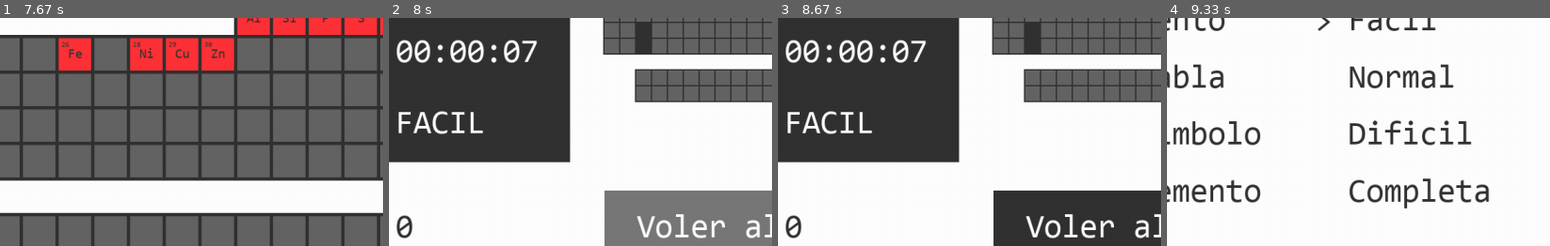
Above: before the commit, frames 1-4 (left to right).
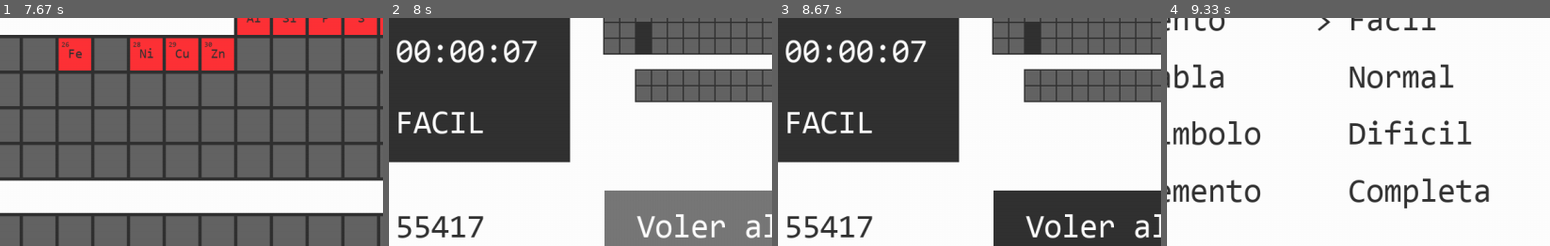
Above: after the commit, the same moments.

Repository: FelipeButhay/Chem
Game: pygame game, started from tabla_periodica.py
Same seed, same stepped clock (60 frames per second), same inputs: the game is played once before the commit and once after it.
Inputs (mouse positions are % of the whole screen's width and height, from its top left):
- Up to frame 1 (7.67 s): click "Lorem Ipsum" at 0.38 s; tap Enter at 0.67, 1, 1.4, 1.7, 1.97, 2.3, 2.6, 2.73, 3.13, 3.43, 3.8, 4.2, 4.5, 4.7, 5, 5.2, 5.53, 5.83, 6.03, 6.33, 6.6, 6.93, 7.23, 7.37 s; move the mouse to (78, 10) at 1.37 s; move the mouse to (17, 42) at 1.93 s; move the mouse to (22, 74) at 2.27 s; move the mouse to (68, 85) at 2.7 s; move the mouse to (17, 28) at 3.1 s; move the mouse to (44, 50) at 3.77 s; move the mouse to (22, 64) at 4.17 s; move the mouse to (25, 31) at 4.67 s; move the mouse to (38, 24) at 5.17 s; move the mouse to (28, 10) at 5.5 s; move the mouse to (34, 71) at 6 s; move the mouse to (29, 84) at 6.57 s; move the mouse to (51, 64) at 6.9 s; move the mouse to (18, 79) at 7.33 s
- Up to frame 2 (8 s): move the mouse to (85, 85) at 7.73 s; tap Enter at 7.77 s
- Up to frame 3 (8.67 s): tap Enter at 8.07 s; click (69, 54) at 8.42 s
- Up to frame 4 (9.33 s): tap Enter at 8.77 s; click (83, 81) at 8.78 s; click (18, 51) at 9.15 s
The pictures show only the part of the screen within x 32-82%, y 36-86%; the shares and areas given below are measured in that part.

Frame 1 is identical in both runs. In frame 2, 0.9% of the frame differs, in the area x 1-25%, y 86-97%; in frame 3, 0.9%; in frame 4, nothing differs.

Commit message:
Update tp_gameover.py

Diff:
--- a/stages/tp_gameover.py
+++ b/stages/tp_gameover.py
@@ -46,16 +46,16 @@
             if nom_sim == 0: # NOMBRE
                 multiplier = 2.4
             elif nom_sim == 1: # SIMBOLO
-                multiplier = 1.4
+                multiplier = 1.5
         case 1: # SEÑALAR EN LA TABLA
             multiplier = 1
         case 2: # ESCRIBIR EL SIMBOLO A PARTIR DEL NOMBRE
-            multiplier = 1.2
+            multiplier = 1.4
         case 3: # ESCRIBIR EL NOMBRE A PARTIR DEL SIMBOLO
             multiplier = 2
 
-    score = multiplier*(60*8100*(right/total)*(3**(dificulty)))/t
-    # score = multiplier*(60*8100*(right/total)*(3**math.log2(dificulty+1)))/t
+    right_percentage = right/total
+    score = multiplier*(60*8100*(2**(1/(2*right_percentage+1))-1-right_percentage/3.8474)*((math.e**.5)**(dificulty)))/(t**.5)
 
     tp.screen.fill("white")
 
